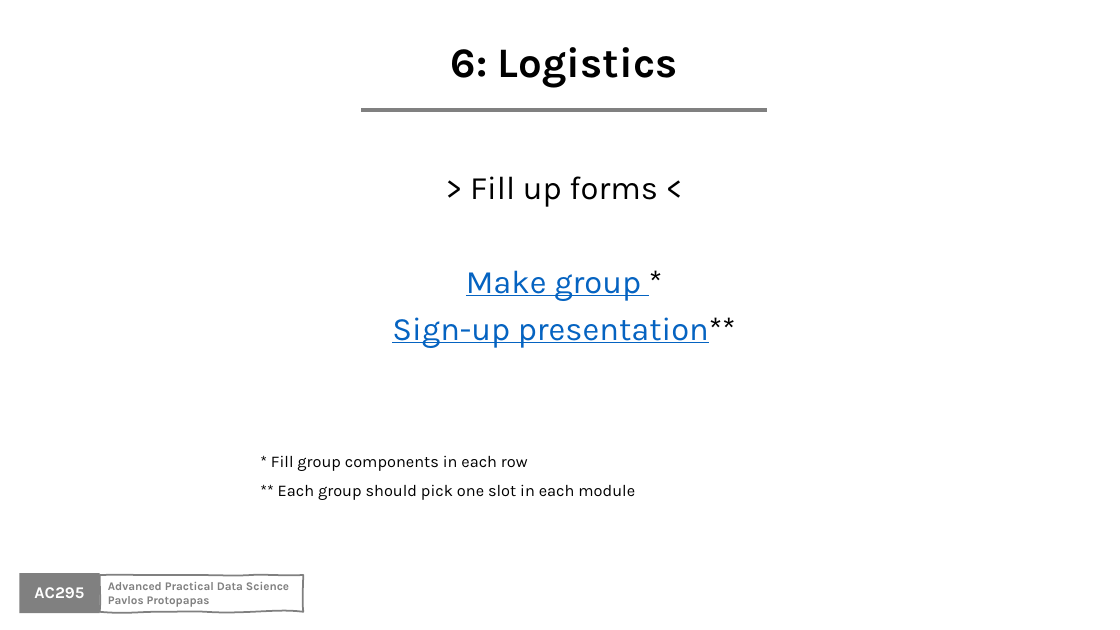
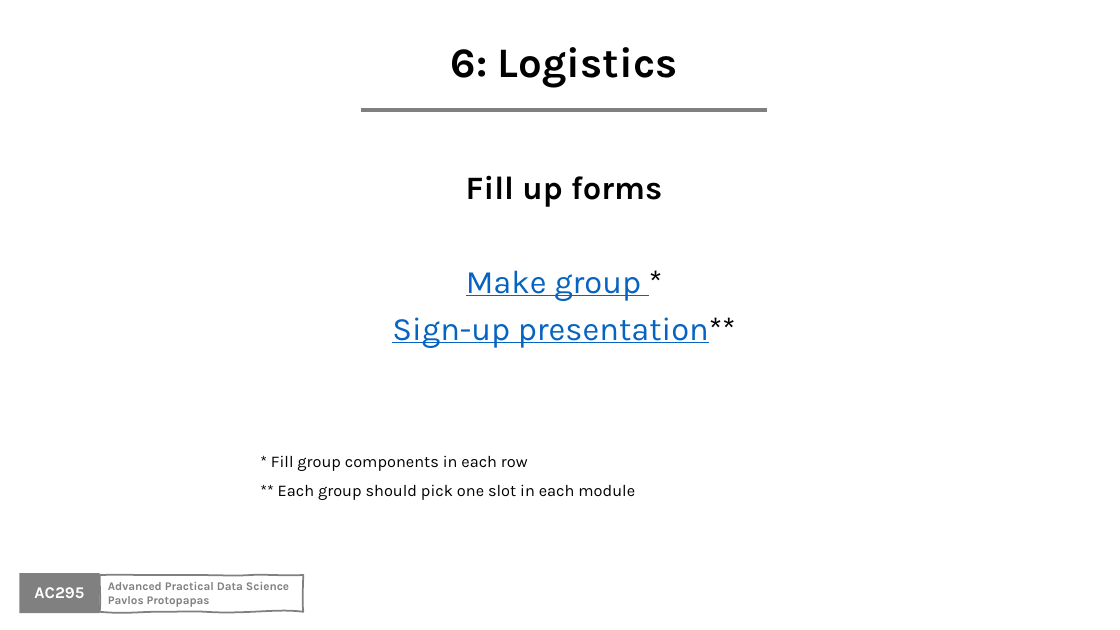
Before and after one commit to Harvard-IACS/2020-AC295, a slide deck: slide 15 of content/lectures/lecture1/presentation/lecture1_draft.pptx (slide 12 before the commit). Drawn at 1120x630 pixels with LibreOffice and Linux fonts; fonts in the diff are those of the drawing; background and template pictures are left out. Boxes give left, top, right and bottom in pixels: in the first picture for what was removed or moved away, otherwise in the second. Text is boxed around its words. In the diff, an @@ line names an element or a change of style, - is before the commit and + after.

```diff
--- a/content/lectures/lecture1/presentation/lecture1_draft.pptx
+++ b/content/lectures/lecture1/presentation/lecture1_draft.pptx
@@ text at (466, 175, 662, 207): text changed; bold on @@
-> Fill up forms <
+Fill up forms
```
Also in this commit, not shown: 12 other slides changed, 1 slide added, 7 other files.
